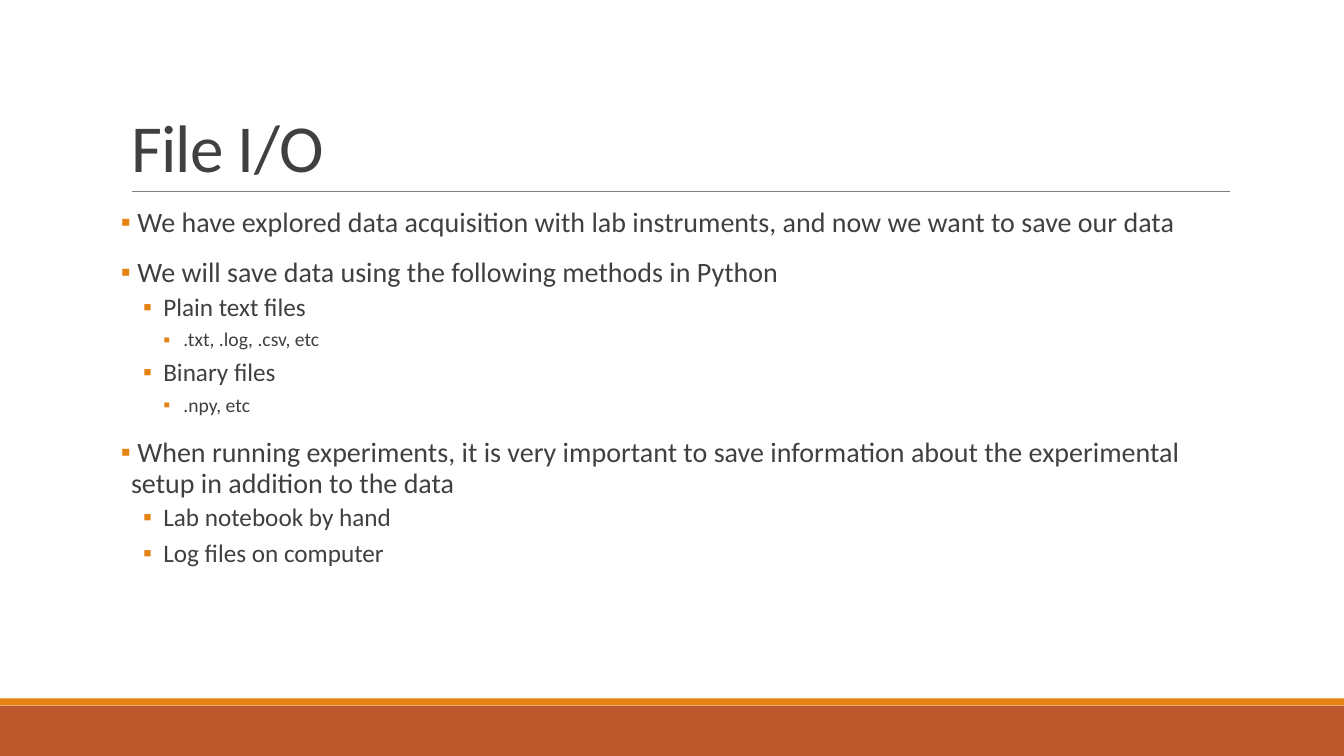
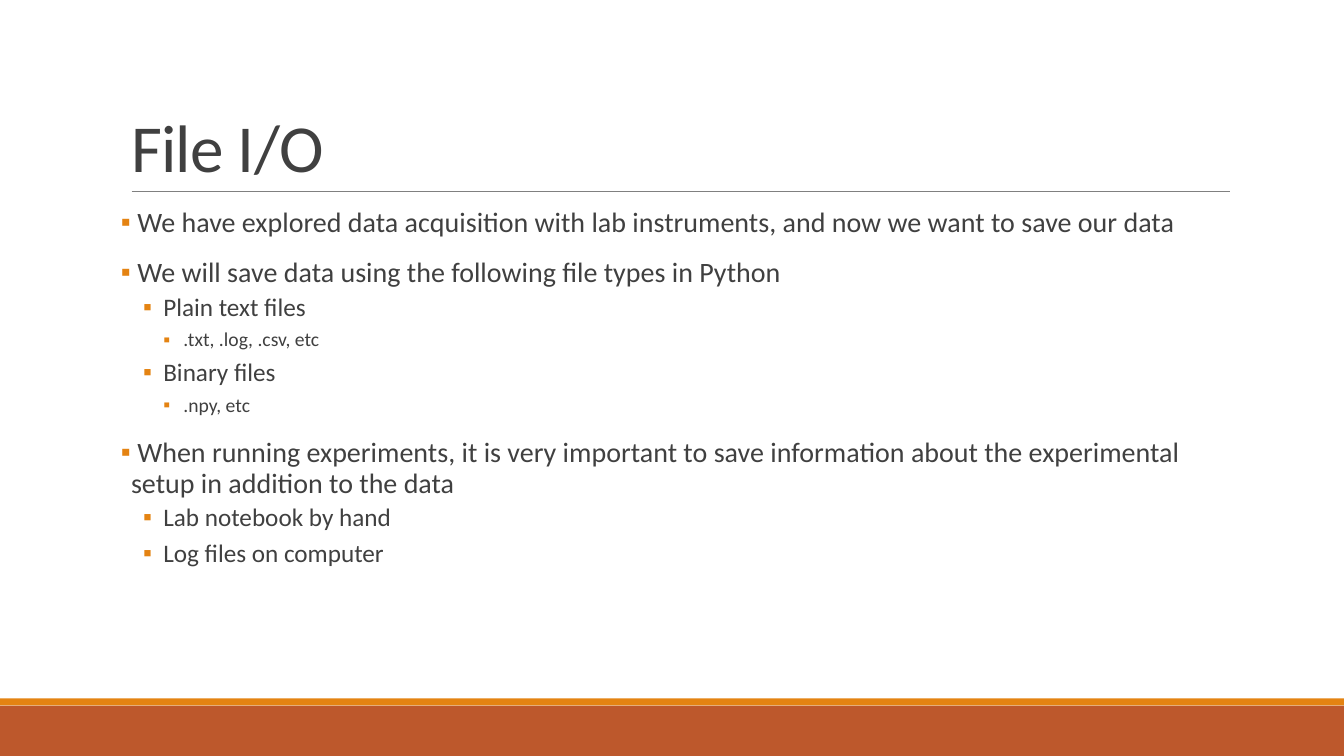
Before and after one commit to loganfoote/sagi, a slide deck: slide 2 of lessons/instrument_control/lesson7/file_io.pptx. Drawn at 1344x756 pixels with LibreOffice and Linux fonts; fonts in the diff are those of the drawing. Boxes give left, top, right and bottom in pixels: in the first picture for what was removed or moved away, otherwise in the second. Text is boxed around its words. In the diff, an @@ line names an element or a change of style, - is before the commit and + after.

```diff
--- a/lessons/instrument_control/lesson7/file_io.pptx
+++ b/lessons/instrument_control/lesson7/file_io.pptx
@@ text at (137, 262, 780, 287): text changed @@
-▪ We will save data using the following methods in Python
+▪ We will save data using the following file types in Python
```
